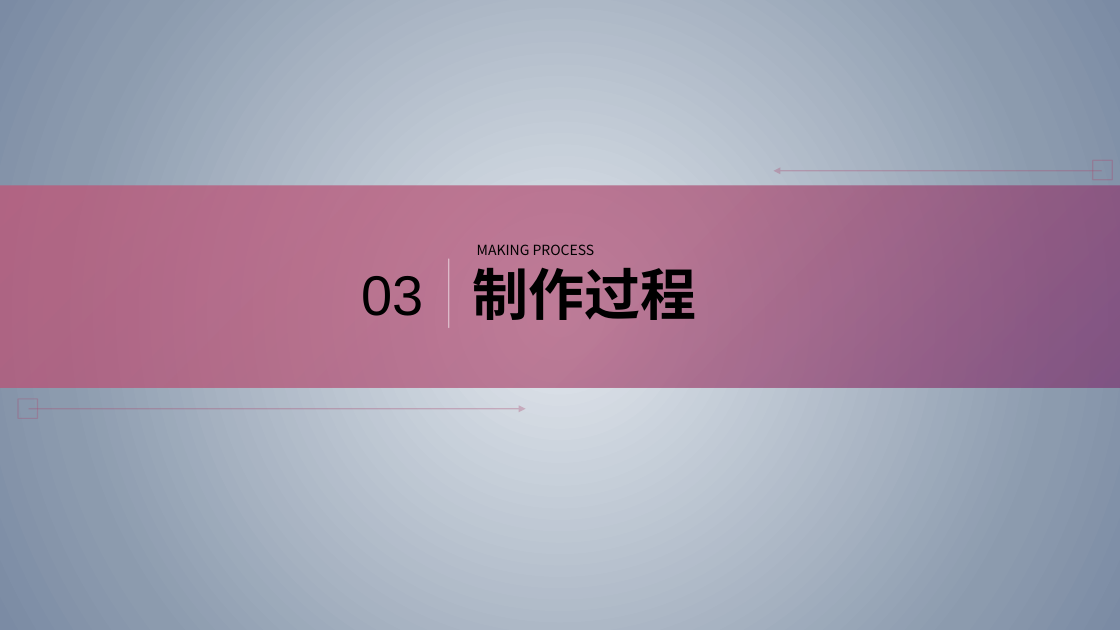
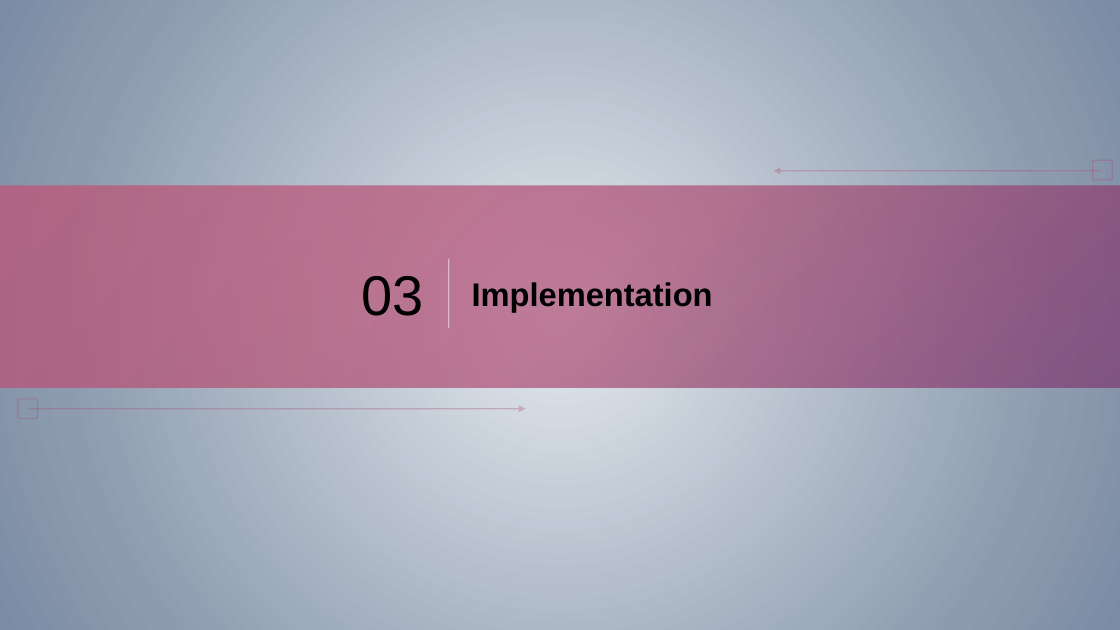
Before and after one commit to zhuangzhuang131419/McGill, a slide deck: slide 9 of COMP396/Presentation.pptx. Drawn at 1120x630 pixels with LibreOffice and Linux fonts; fonts in the diff are those of the drawing. Boxes give left, top, right and bottom in pixels: in the first picture for what was removed or moved away, otherwise in the second. Text is boxed around its words. In the diff, an @@ line names an element or a change of style, - is before the commit and + after.

```diff
--- a/COMP396/Presentation.pptx
+++ b/COMP396/Presentation.pptx
@@ text removed at <box>477,244,595,255</box> @@
-MAKING PROCESS
@@ text at <box>472,282,713,312</box>: text changed; size 48 to 28 pt @@
-制作过程
+Implementation
```
Also in this commit, not shown: 8 other slides changed, 2 slides added, 2 slides removed.
